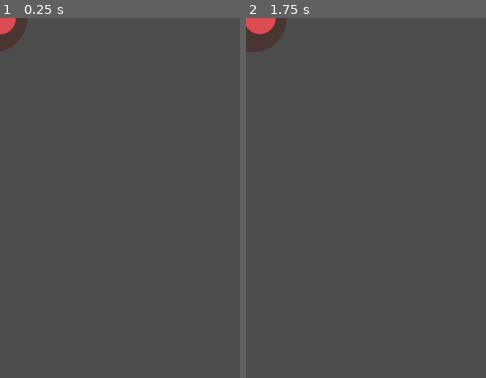
Above: before the commit, frames 1-2 (left to right).
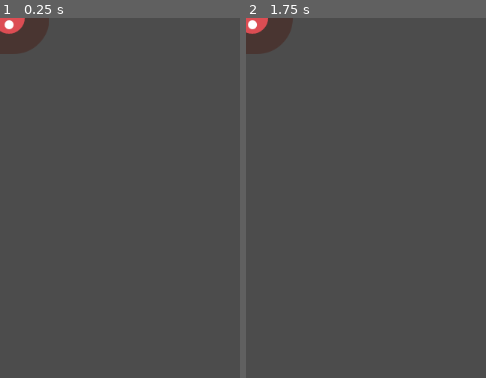
Above: after the commit, the same moments.

Repository: marpor/godot_first_2d_game
Game: Godot game, scene res://Mob.tscn
Same seed, same stepped clock (60 frames per second), same inputs: the game is played once before the commit and once after it. The project has no main scene, so this scene is started directly.
Inputs:
- Up to frame 1 (0.25 s): no input
- Up to frame 2 (1.75 s): hold Right (move_right) 0.53-1.28 s; tap Enter at 1.25 s; hold Down (move_down) from 1.28 s (still down)
The pictures show only the part of the screen within x 0-50%, y 0-50%; the shares and areas given below are measured in that part.

The runs differ from the first frame. In frame 1, 1.2% of the frame differs, in the area x 0-21%, y 0-10%; in frame 2, 0.5%.

Commit message:
Creating the enemy. Enemy script

Diff:
--- /dev/null
+++ b/Mob.gd
@@ -0,0 +1,9 @@
+extends RigidBody2D
+
+func _ready():
+	$AnimatedSprite.playing = true
+	var mob_types = $AnimatedSprite.frames.get_animation_names()
+	$AnimatedSprite.animation = mob_types[randi() % mob_types.size()]
+
+func _on_VisibilityNotifier2D_screen_exited():
+	queue_free()
--- a/Mob.tscn
+++ b/Mob.tscn
@@ -6,6 +6,7 @@
 [ext_resource path="res://art/enemyFlyingAlt_1.png" type="Texture" id=4]
 [ext_resource path="res://art/enemyWalking_1.png" type="Texture" id=5]
 [ext_resource path="res://art/enemyWalking_2.png" type="Texture" id=6]
+[ext_resource path="res://Mob.gd" type="Script" id=7]
 
 [sub_resource type="SpriteFrames" id=1]
 animations = [ {
@@ -32,6 +33,7 @@
 [node name="Mob" type="RigidBody2D"]
 collision_mask = 0
 gravity_scale = 0.0
+script = ExtResource( 7 )
 __meta__ = {
 "_edit_group_": true
 }
@@ -48,3 +50,5 @@
 shape = SubResource( 2 )
 
 [node name="VisibilityNotifier2D" type="VisibilityNotifier2D" parent="."]
+
+[connection signal="screen_exited" from="VisibilityNotifier2D" to="." method="_on_VisibilityNotifier2D_screen_exited"]
Not shown: 1 places in Mob.tscn that only renumber resources
